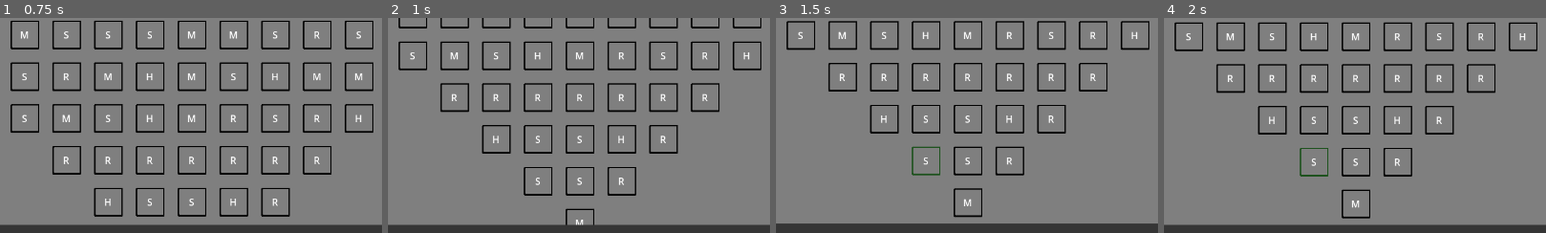
Above: before the commit, frames 1-4 (left to right).
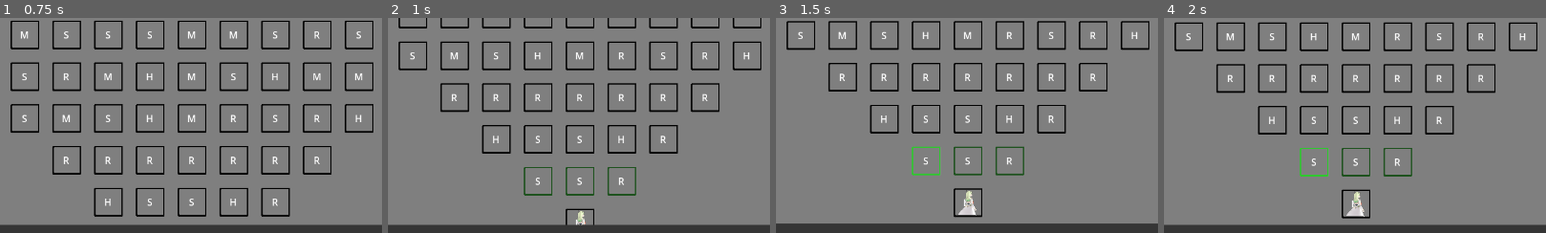
Above: after the commit, the same moments.

Repository: Saplings-Projects/1M_sub
Game: Godot game, scene res://#Scenes/MapUI.tscn
The game is run twice, just before and just after one commit, with the same random seed, the same clock (stepped at 60 frames per second) and the same inputs. This scene is started directly instead of the project's main scene.
Inputs (mouse positions are % of the whole screen's width and height, from its top left):
- Up to frame 1 (0.75 s): tap Enter at 0.5 s; drag from (50, 50) to (60, 28) at 0.52 s
- Up to frame 2 (1 s): no input
- Up to frame 3 (1.5 s): click (45, 73) at 1.27 s
- Up to frame 4 (2 s): no input
The pictures show only the part of the screen within x 25-75%, y 44-94%; the shares and areas given below are measured in that part.

Frame 1 is identical in both runs. In frame 2, 0.7% of the frame differs, in the area x 35-65%, y 69-97%; in frame 3, 0.9%, in the area x 35-65%, y 59-92%; in frame 4, 0.9%.

Commit message:
Accessible rooms now appear green, Player is shown on the map

Diff:
--- a/Managers/PlayerManager.gd
+++ b/Managers/PlayerManager.gd
@@ -34,3 +34,12 @@
 	starting_position.x = padding_size_first_floor
 
 	return starting_position
+
+
+func is_player_in_room(room: RoomBase) -> bool:
+	if room == null:
+		return false
+
+	var map_rooms: Array[Array] = MapManager.current_map.rooms
+
+	return room == map_rooms[player_position.y][player_position.x]
--- a/Map/RoomUI.tscn
+++ b/Map/RoomUI.tscn
@@ -1,6 +1,7 @@
-[gd_scene load_steps=4 format=3 uid="uid://ck87o46d1kvpu"]
+[gd_scene load_steps=5 format=3 uid="uid://ck87o46d1kvpu"]
 
 [ext_resource type="Script" path="res://Map/RoomUI.gd" id="1_n442j"]
+[ext_resource type="Texture2D" uid="uid://be7gf1yhnurd3" path="res://Map/room_icon_accessible.png" id="2_eehdg"]
 [ext_resource type="Texture2D" uid="uid://dxpg0rdhgt587" path="res://Map/room_icon.png" id="2_mdfia"]
 [ext_resource type="Texture2D" uid="uid://bge578pqjb258" path="res://Map/room_icon_hovered.png" id="3_jtdh6"]
 
@@ -25,8 +26,8 @@
 layout_mode = 0
 offset_right = 50.0
 offset_bottom = 50.0
-texture_normal = ExtResource("2_mdfia")
-texture_pressed = ExtResource("2_mdfia")
+texture_normal = ExtResource("2_eehdg")
+texture_pressed = ExtResource("3_jtdh6")
 texture_hover = ExtResource("3_jtdh6")
 texture_disabled = ExtResource("2_mdfia")
 ignore_texture_size = true
--- a/UI/MapUI.gd
+++ b/UI/MapUI.gd
@@ -2,6 +2,7 @@
 
 var map_scene: PackedScene = preload("res://#Scenes/CardScrollUI.tscn")
 var room_ui: PackedScene = load("res://Map/RoomUI.tscn")
+var room_with_player_texture: Texture2D = load("res://Map/room_icon_with_player.png")
 var _padding_offset: int = 20
 var _MINIMUM_ROOM_WIDTH: int = 510
 var _MINIMUM_ROOM_HEIGHT: int = 490
@@ -71,6 +72,9 @@
 				# disable the button if the player can't access the room
 				texture_button.disabled = not accessible_rooms_by_player.has(room)
 				room_display.room = room
+				if (PlayerManager.is_player_in_room(room)):
+					texture_button.texture_disabled = room_with_player_texture
+
 				room_addition_node.add_child(room_display)
 				room_display.set_label(room.get_room_abbreviation())
 				room_display.position = position_for_next_room
Binary file added: Map/room_icon_accessible.png
Not shown, added: Map/room_icon_accessible.png.import
Binary file changed: Map/room_icon_hovered.png
Binary file added: Map/room_icon_with_player.png
Not shown, added: Map/room_icon_with_player.png.import
